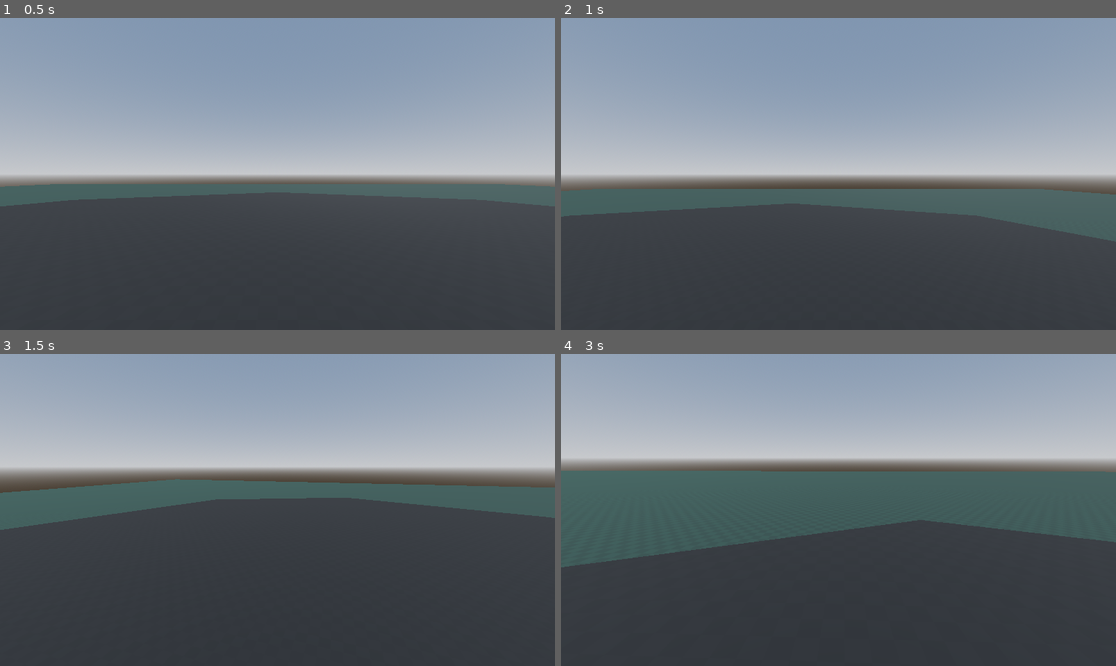
Above: before the commit, frames 1-4 (two rows, left to right).
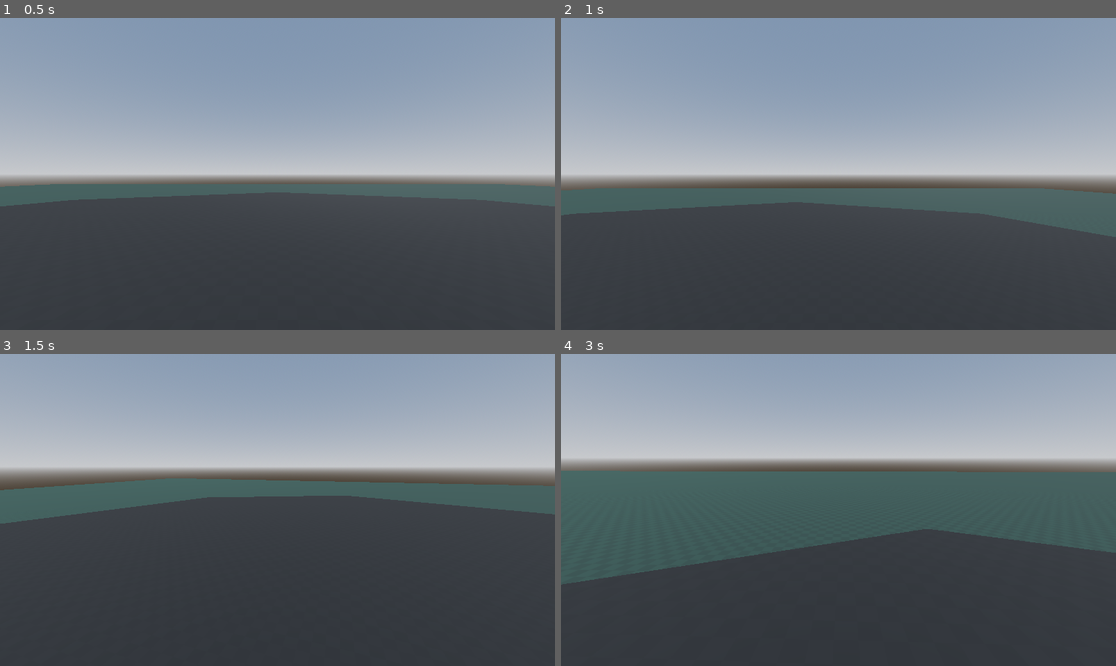
Above: after the commit, the same moments.

Repository: rinriukato/shroomjam-24
Game: Godot game, scene res://world_test.tscn
The game is run twice, just before and just after one commit, with the same random seed, the same clock (stepped at 60 frames per second) and the same inputs.
Inputs (mouse positions are in pixels of both pictures, inside the frame that each line leads up to):
- Up to frame 1 (0.5 s): no input
- Up to frame 2 (1 s): tap Enter at 0.5 s; move the mouse to (960, 158) at 0.52 s; hold D (right) from 0.53 s (still down); tap Shift (dash) at 0.6 s; click (960, 158) at 0.67 s; tap Space (jump) at 0.77 s
- Up to frame 3 (1.5 s): move the mouse to (249, 510) at 1.27 s; release D (right) at 1.28 s; hold W (up) from 1.28 s (still down); tap Shift (dash) at 1.35 s
- Up to frame 4 (3 s): keep holding W (up); tap Space (jump) at 1.52 s; move the mouse to (849, 503) at 2.02 s; tap Shift (dash) at 2.1, 2.85 s; move the mouse to (832, 516) at 2.77 s

Frame 1 is identical in both runs. In frame 2, 0.8% of the frame differs, in the area x 0-100%, y 54-72%; in frame 3, 1.6%; in frame 4, 3.5%, in the area x 0-100%, y 37-74%.

Commit message:
added source style air strafing and ground friction

Diff:
--- /dev/null
+++ b/project-source-coded/CSGStairMaker3D.tscn
@@ -0,0 +1,64 @@
+[gd_scene load_steps=2 format=3 uid="uid://bak8ltrhbmlv5"]
+
+[sub_resource type="GDScript" id="GDScript_0eugj"]
+script/source = "@tool
+extends CSGBox3D
+
+@export var num_stairs : int = 10
+
+var _cur_num_stairs = -1
+var _cur_size : Vector3
+
+func make_stairs():
+	#if not Engine.is_editor_hint():
+		#return
+	#
+	num_stairs = clampi(num_stairs, 0, 999)
+
+	var stairs_poly = $StairsSubtractCSG#add_fresh_stairs_csg_poly()
+
+	var point_arr : PackedVector2Array = PackedVector2Array()
+	var step_height = self.size.y / num_stairs
+	var step_width = self.size.x / num_stairs
+
+	if num_stairs == 0:
+		# For 0 stairs make a ramp
+		point_arr.append(Vector2(self.size.x, self.size.y))
+		point_arr.append(Vector2(0, self.size.y))
+		point_arr.append(Vector2(0, 0))
+	else:
+		# Creating the points for the stairs polygon
+		for i in range(num_stairs - 1):
+			point_arr.append(Vector2(i * step_width, (i + 1) * step_height))
+			if i < num_stairs:
+				point_arr.append(Vector2((i + 1) * step_width, (i + 1) * step_height))
+
+		# Closing the polygon by adding the last two points
+		point_arr.append(Vector2(self.size.x - step_width, self.size.y))
+		point_arr.append(Vector2(0, self.size.y))
+
+	stairs_poly.polygon = point_arr
+
+	stairs_poly.depth = self.size.z
+
+	stairs_poly.position.z = self.size.z / 2.0
+	stairs_poly.position.y = -self.size.y / 2.0
+	stairs_poly.position.x = -self.size.x / 2.0
+
+	_cur_num_stairs = num_stairs
+	_cur_size = self.size
+
+# Called every frame. 'delta' is the elapsed time since the previous frame.
+func _process(_delta):
+	if _cur_num_stairs != num_stairs or _cur_size != self.size:
+		make_stairs()
+"
+
+[node name="CSGStairMaker3D" type="CSGBox3D"]
+script = SubResource("GDScript_0eugj")
+num_stairs = 4
+
+[node name="StairsSubtractCSG" type="CSGPolygon3D" parent="."]
+transform = Transform3D(1, 0, 0, 0, 1, 0, 0, 0, 1, -0.5, -0.5, 0.5)
+operation = 2
+polygon = PackedVector2Array(0, 0.25, 0.25, 0.25, 0.25, 0.5, 0.5, 0.5, 0.5, 0.75, 0.75, 0.75, 0.75, 1, 0, 1)
--- a/project-source-coded/player/player_controller.gd
+++ b/project-source-coded/player/player_controller.gd
@@ -2,9 +2,18 @@
 
 @export var look_sensitivity : float = 0.006
 @export var jump_velocity := 6.0
-@export var auto_bhop := true
+@export var dash_power := 20.0
+
+# Air Movement Settings
+@export var air_cap := 0.85
+@export var air_accel := 800.0
+@export var air_move_speed := 500.0
+
+# Ground Momvement Settings
 @export var walk_speed := 10.0
-@export var dash_power := 20.0
+@export var ground_accel := 14.0
+@export var ground_decel := 10.0
+@export var ground_friction := 6.0
 
 # Store input direction for multiple usage
 var wish_dir := Vector3.ZERO
@@ -36,16 +45,38 @@
 	pass
 
 func _handle_ground_physics(delta) -> void:
-	self.velocity.x = wish_dir.x * walk_speed
-	self.velocity.z = wish_dir.z * walk_speed
+	var cur_speed_in_wish_dir = self.velocity.dot(wish_dir)
+	var add_speed_till_cap = walk_speed - cur_speed_in_wish_dir
+	if add_speed_till_cap > 0:
+		var accel_speed = ground_accel * delta * walk_speed
+		accel_speed = min(accel_speed, add_speed_till_cap)
+		self.velocity += accel_speed * wish_dir
+
+	# Apply friction
+	var control = max(self.velocity.length(), ground_decel)
+	var drop = control * ground_friction * delta
+	var new_speed = max(self.velocity.length() - drop, 0.0)
+	if self.velocity.length() > 0:
+		new_speed /= self.velocity.length()
+	self.velocity *= new_speed
 
 func _handle_air_physics(delta) -> void:
 	self.velocity.y -= ProjectSettings.get_setting('physics/3d/default_gravity') * delta
 
+	# Movement recipe based on source/quake air movement.
+	var cur_speed_in_wish_dir = self.velocity.dot(wish_dir)
+
+	var capped_speed = min((air_move_speed * wish_dir).length(), air_cap)
+
+	var add_speed_till_cap = capped_speed - cur_speed_in_wish_dir
+	if add_speed_till_cap > 0:
+		var accel_speed = air_accel * air_move_speed * delta
+		accel_speed = min(accel_speed, add_speed_till_cap)
+		self.velocity += accel_speed * wish_dir
+
 func _physics_process(delta: float) -> void:
 	var input_dir = Input.get_vector('left', 'right', 'up', 'down').normalized()
 	wish_dir = self.global_transform.basis * Vector3(input_dir.x, 0.0, input_dir.y)
-	print(wish_dir)
 
 	if Input.is_action_just_pressed("dash"):
 		self.velocity.x = wish_dir.x * dash_power
--- a/project-source-coded/world_test.tscn
+++ b/project-source-coded/world_test.tscn
@@ -37,5 +37,20 @@
 radius = 19.905
 material = ExtResource("2_3ngrw")
 
+[node name="CSGBox3D2" type="CSGBox3D" parent="CSGCombiner3D"]
+transform = Transform3D(1, 0, 0, 0, 1, 0, 0, 0, 1, 27.2657, 3.00895, 0)
+size = Vector3(5, 5, 5)
+material = ExtResource("2_3ngrw")
+
+[node name="CSGBox3D3" type="CSGBox3D" parent="CSGCombiner3D"]
+transform = Transform3D(1, 0, 0, 0, 1, 0, 0, 0, 1, 34.8157, 1.90996, 0)
+size = Vector3(3, 3, 3)
+material = ExtResource("2_3ngrw")
+
+[node name="CSGBox3D4" type="CSGBox3D" parent="CSGCombiner3D"]
+transform = Transform3D(1, 0, 0, 0, 1, 0, 0, 0, 1, 34.8157, 1.24282, -5.07044)
+size = Vector3(1.5, 1.5, 1.5)
+material = ExtResource("2_3ngrw")
+
 [node name="CharacterBody3D" parent="." instance=ExtResource("1_mtdib")]
 transform = Transform3D(1, 0, 0, 0, 1, 0, 0, 0, 1, 0, 1.05795, 0)
